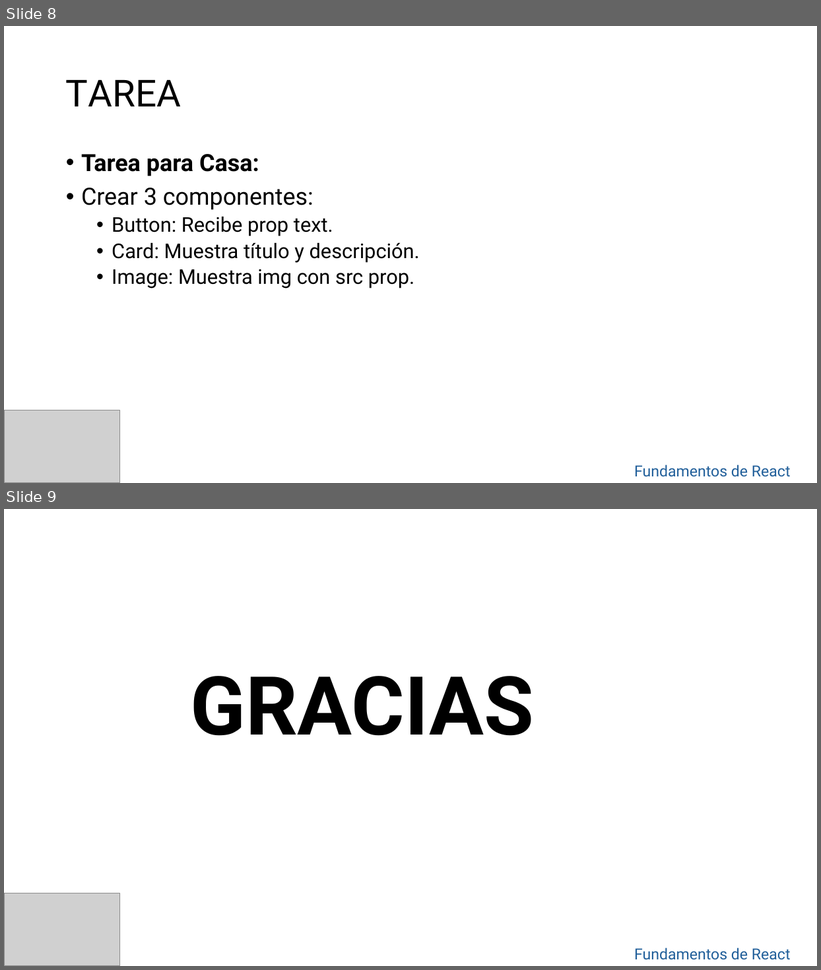
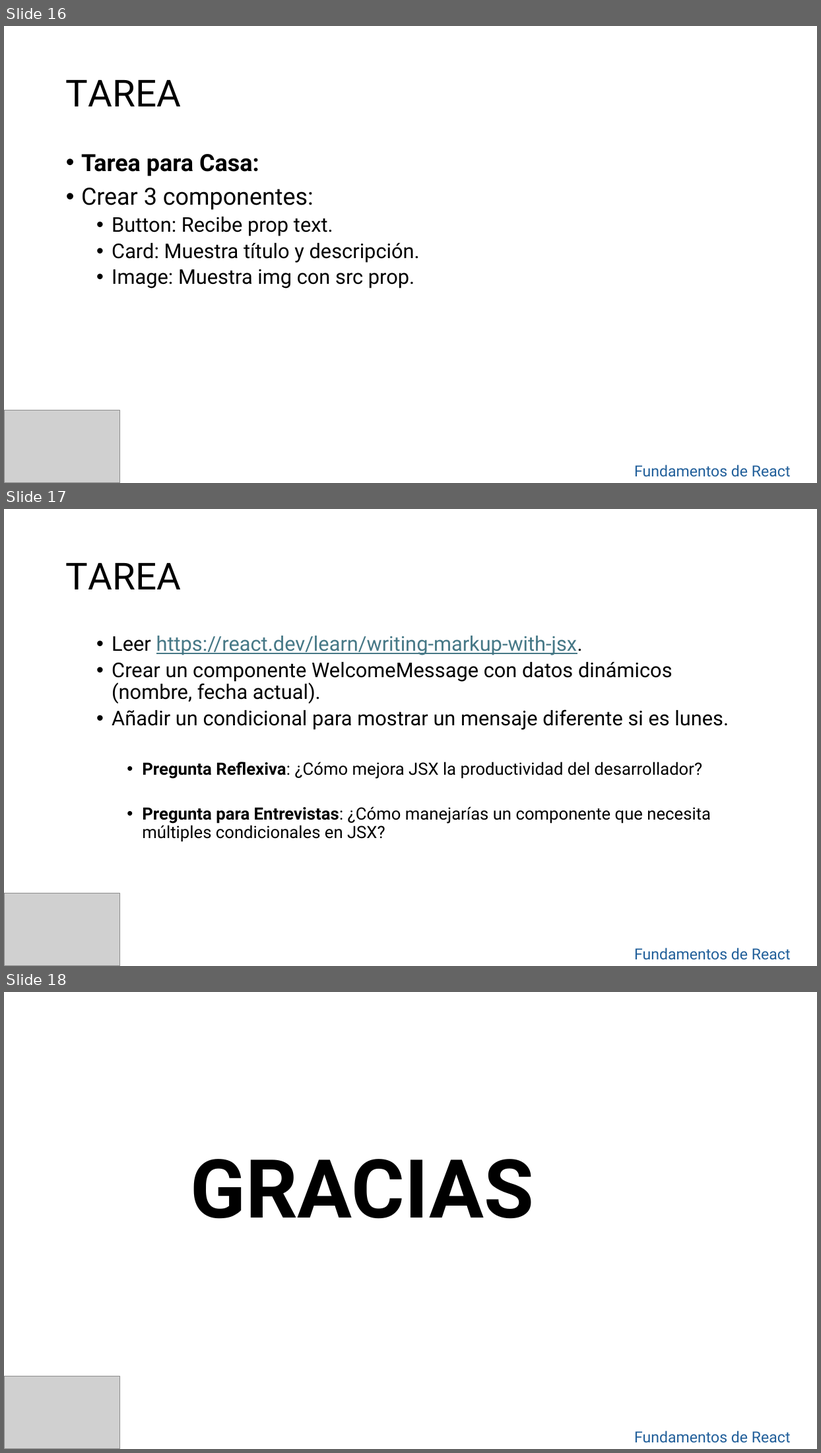
Before and after one commit to jompy31/Curso_react_2025, a slide deck: Clase 2.pptx. Shown one above the other, each under a label of ours: slides 8 and 9 before the commit, slides 16, 17 and 18 after it. The pictures are 821x970 and 821x1453 pixels, drawn with LibreOffice and Linux fonts; fonts in the diff are those of the drawing; grey boxes stand for pictures; background and template pictures are left out. Boxes give left, top, right and bottom in pixels: in the first picture for what was removed or moved away, otherwise in the second. Text is boxed around its words. In the diff, an @@ line names an element or a change of style, - is before the commit and + after.

```diff
--- a/Clase 2.pptx
+++ b/Clase 2.pptx
@@ slide 17 added at (4,509,817,966), background picture (left out) @@
@@ title added at (66,563,181,590), 44 pt, text #000000 @@
+TAREA
@@ text added at (112,636,729,842), 24 pt, text #000000 @@
+  • Leer https://react.dev/learn/writing-markup-with-jsx.
+  • Crear un componente WelcomeMessage con datos dinámicos (nombre, fecha actual).
+  • Añadir un condicional para mostrar un mensaje diferente si es lunes.
+    • Pregunta Reflexiva: ¿Cómo mejora JSX la productividad del desarrollador?
+    • Pregunta para Entrevistas: ¿Cómo manejarías un componente que necesita múltiples condicionales en JSX?
@@ picture added at (4,893,120,966) @@
@@ text added at (634,948,791,960), 18 pt, text #215F9A @@
+Fundamentos de React
@@ what was slide 8 is now slide 16 @@
@@ what was slide 9 is now slide 18 @@
```
Also in this commit, not shown: 4 slides changed, 8 other slides added, 28 other files.
